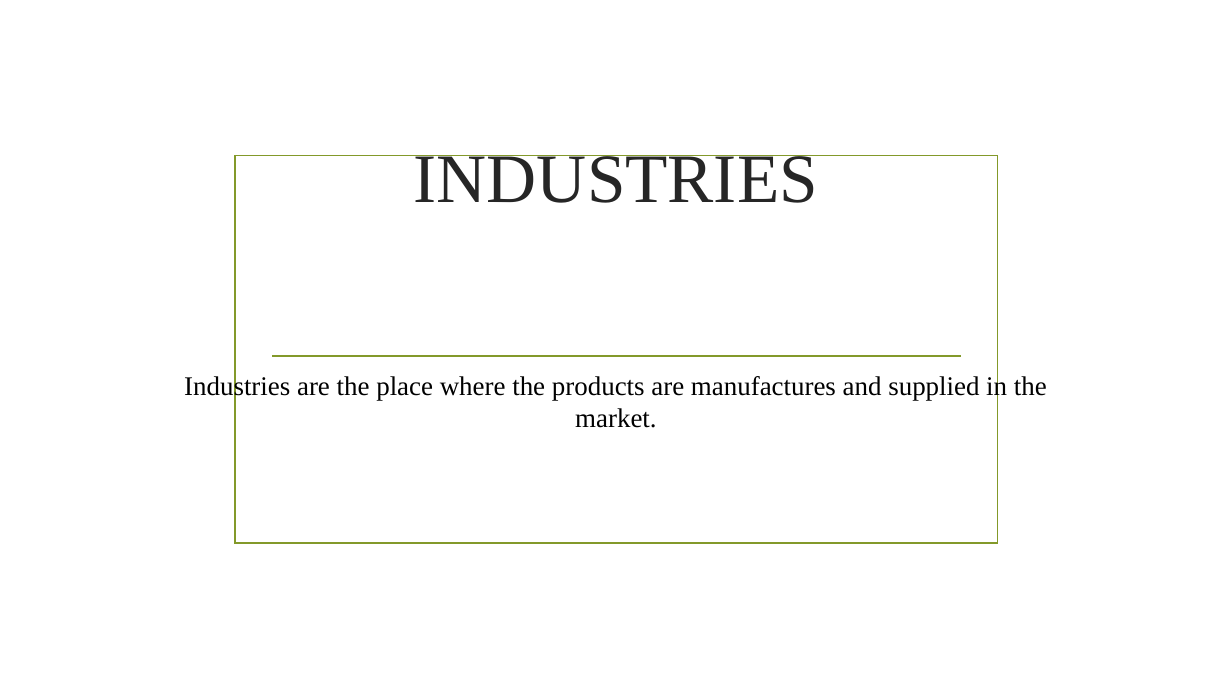
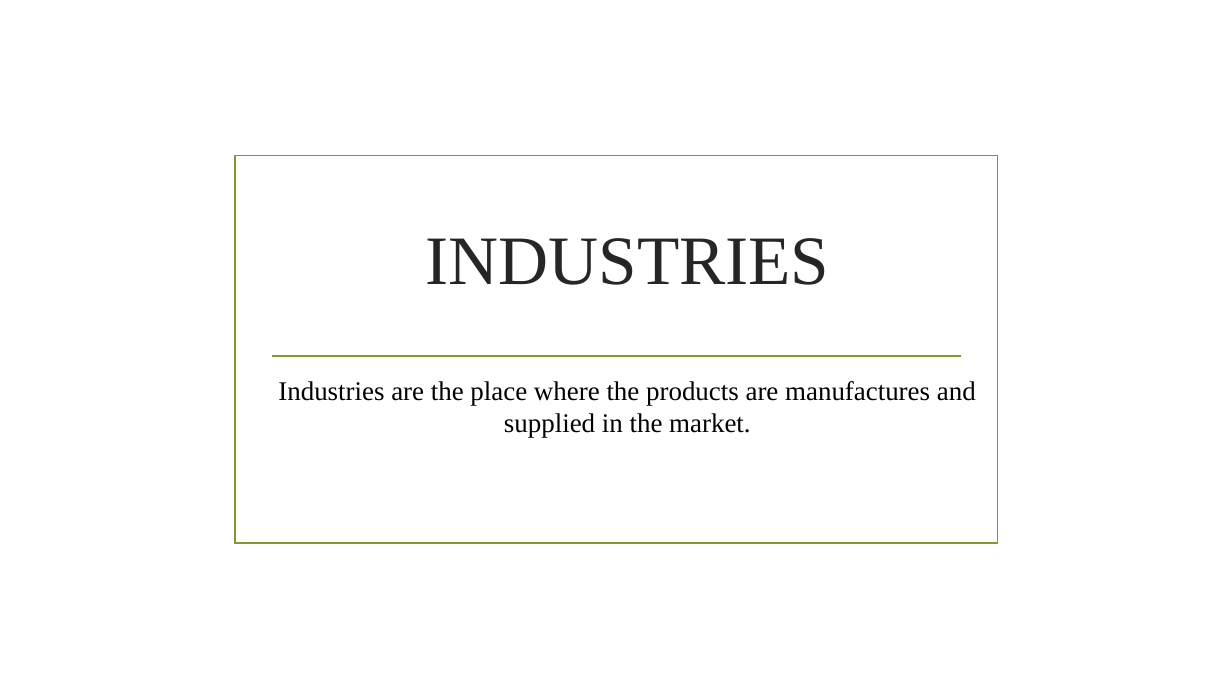
Before and after one commit to Abhishek-Sharma7/Abhishek-Sharma-power-point, a slide deck: slide 2 of INDUSTRIES.pptx. Drawn at 1232x693 pixels with LibreOffice and Linux fonts; fonts in the diff are those of the drawing; background and template pictures are left out. Boxes give left, top, right and bottom in pixels: in the first picture for what was removed or moved away, otherwise in the second. Text is boxed around its words. In the diff, an @@ line names an element or a change of style, - is before the commit and + after.

```diff
--- a/INDUSTRIES.pptx
+++ b/INDUSTRIES.pptx
@@ title "INDUSTRIES": place and size @@
-title "INDUSTRIES" at [414, 155, 818, 203]
+title "INDUSTRIES" at [425, 238, 829, 285]
@@ subtitle "Industries are the place where ..." rewrapped from [184, 375, 1047, 428] to [278, 381, 976, 438] @@
```
Also in this commit, not shown: 6 other slides changed.
